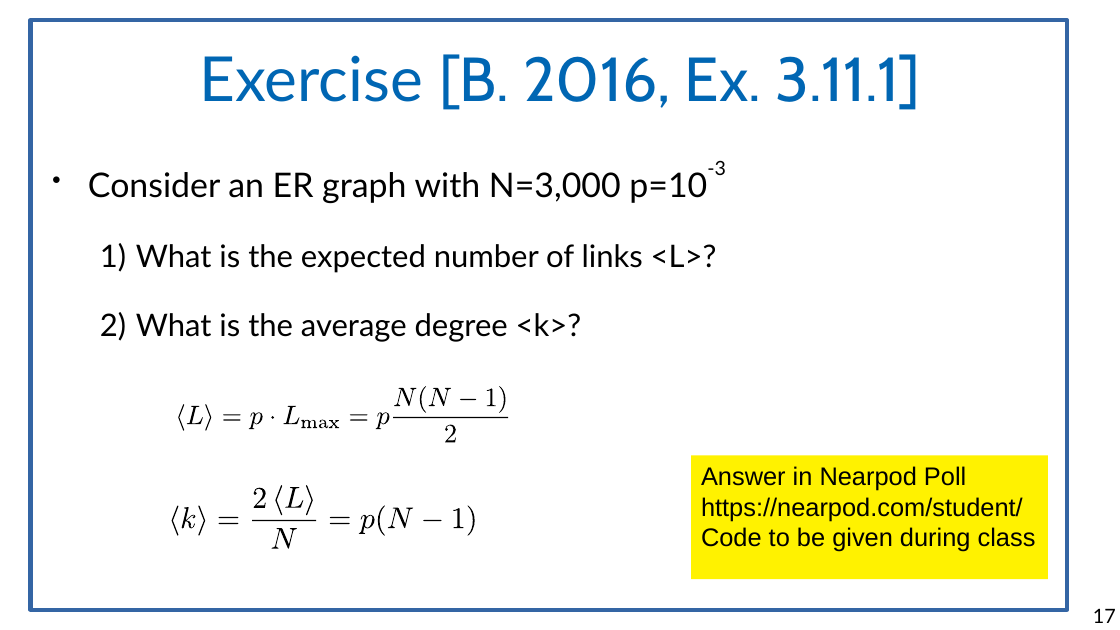
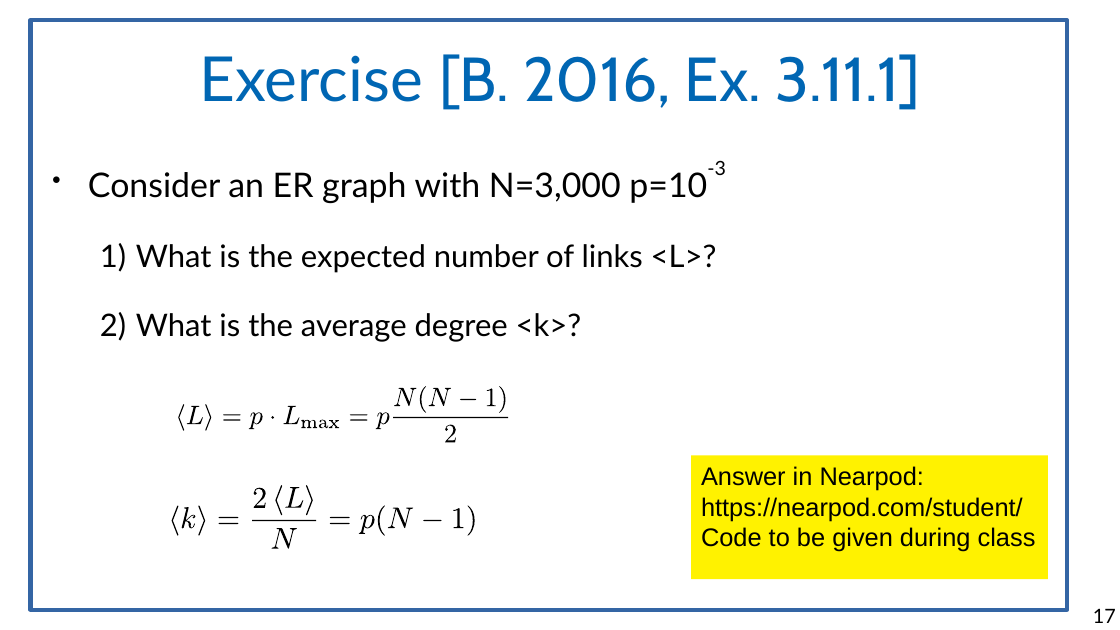
Before and after one commit to chatox/networks-science-course, a slide deck: slide 17 of theory/odp/tt11-random_networks.odp. Drawn at 1120x630 pixels with LibreOffice and Linux fonts; fonts in the diff are those of the drawing. Boxes give left, top, right and bottom in pixels: in the first picture for what was removed or moved away, otherwise in the second. Text is boxed around its words. In the diff, an @@ line names an element or a change of style, - is before the commit and + after.

```diff
--- a/theory/odp/tt11-random_networks.odp
+++ b/theory/odp/tt11-random_networks.odp
@@ text in rectangle at box(701, 466, 924, 491): text changed @@
-Answer in Nearpod Poll
+Answer in Nearpod:
```
Also in this commit, not shown: 3 other slides changed, 4 other files.
